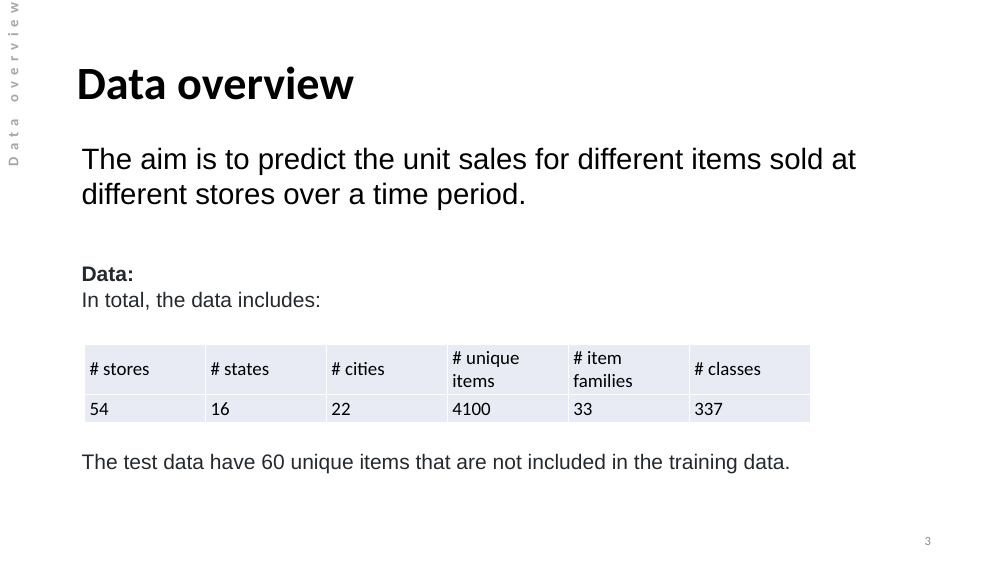
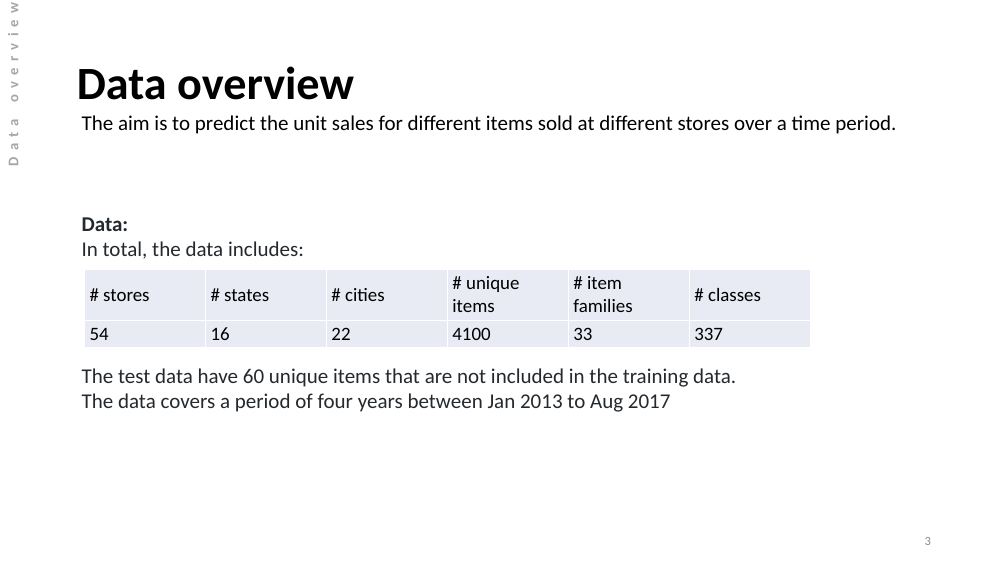
Before and after one commit to Masoud-Ghodrati/cl_test, a slide deck: slide 3 of visualizations_and_ppt/cl_test_presentation.pptx. Drawn at 1008x567 pixels with LibreOffice and Linux fonts; fonts in the diff are those of the drawing. Boxes give left, top, right and bottom in pixels: in the first picture for what was removed or moved away, otherwise in the second. Text is boxed around its words. In the diff, an @@ line names an element or a change of style, - is before the commit and + after.

```diff
--- a/visualizations_and_ppt/cl_test_presentation.pptx
+++ b/visualizations_and_ppt/cl_test_presentation.pptx
@@ text "The aim is to predict ...": place and size @@
-text "The aim is to predict ..." at bbox=[82, 147, 856, 474]
+text "The aim is to predict ..." at bbox=[82, 115, 896, 412]
@@ text at bbox=[82, 115, 896, 387]: size 28 to 20 pt in "The aim is to predict the unit ..."; font Arial to Calibri in "The aim is to predict the unit ...", "Data:", "In total, the data includes:", "The test data have 60 unique items ..." @@
@@ table: place and size @@
-table at bbox=[85, 344, 811, 421]
+table at bbox=[85, 269, 811, 346]
@@ text at bbox=[82, 393, 671, 412]: paragraph added @@
+The data covers a period of four years between Jan 2013 to Aug 2017
```
Also in this commit, not shown: 1 other slide changed.
